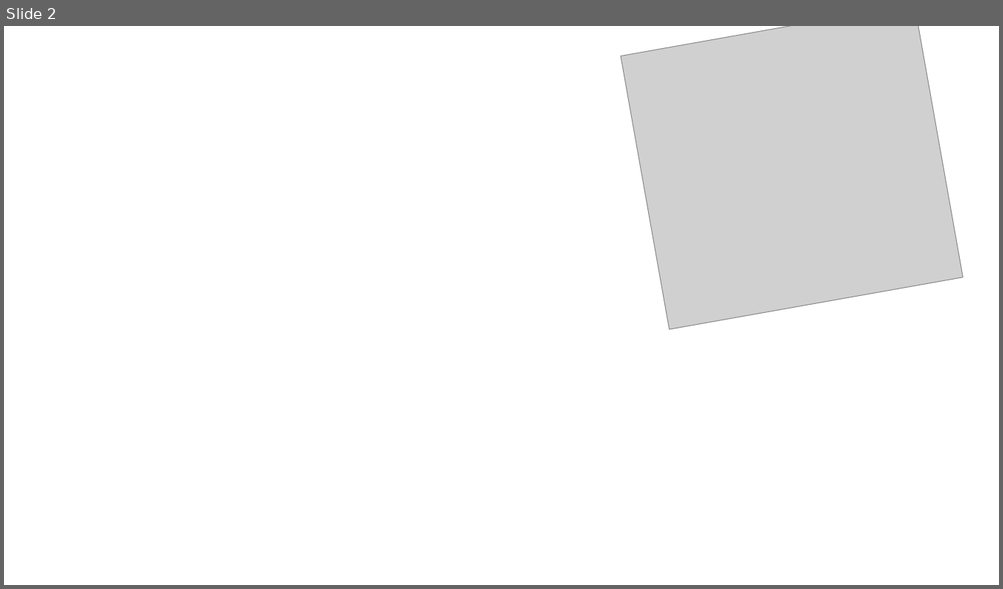
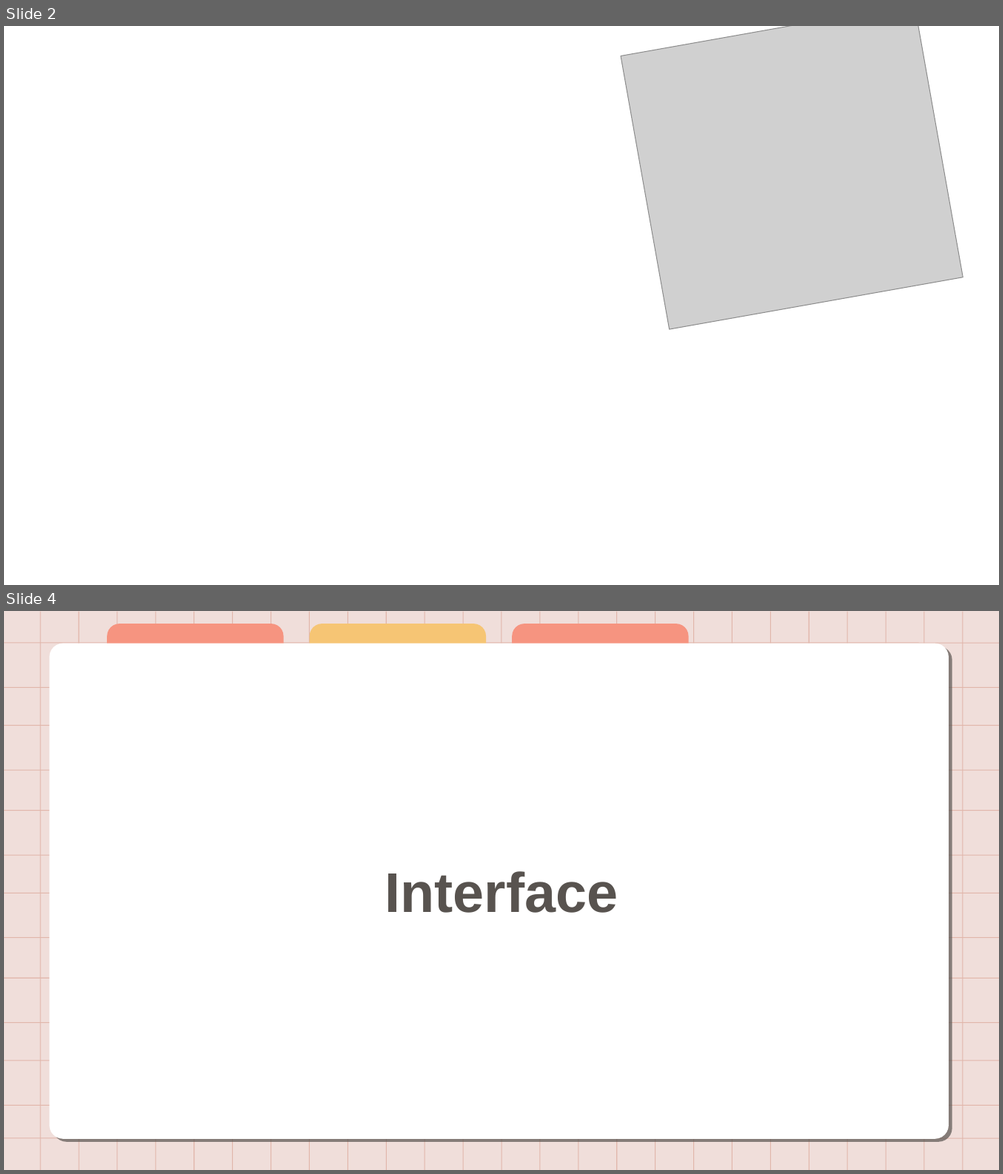
Before and after one commit to HoanxHoan/NguyenVanHoan, a slide deck: Magic of the Wild.pptx. Shown one above the other, each under a label of ours: slide 2 before the commit, slides 2 and 4 after it; the slides between them are not shown. The pictures are 1003x589 and 1003x1174 pixels, drawn with LibreOffice and Linux fonts; fonts in the diff are those of the drawing; grey boxes stand for pictures; background and template pictures are left out. Boxes give left, top, right and bottom in pixels: in the first picture for what was removed or moved away, otherwise in the second. Text is boxed around its words. In the diff, an @@ line names an element or a change of style, - is before the commit and + after.

```diff
--- a/Magic of the Wild.pptx
+++ b/Magic of the Wild.pptx
@@ slide 4 added at [4, 611, 999, 1170], background #F0DEDA @@
@@ group added at [50, 624, 948, 1139]: 3 round same rects, 1 rounded rectangle @@
@@ text added at [384, 871, 617, 913], 54 pt, text #58534F, bold @@
+Interface
@@ group added at [4, 612, 999, 1170]: 38 lines @@
```
Also in this commit, not shown: 4 slides changed, 5 other slides added, 6 slides removed, 1 other file.
